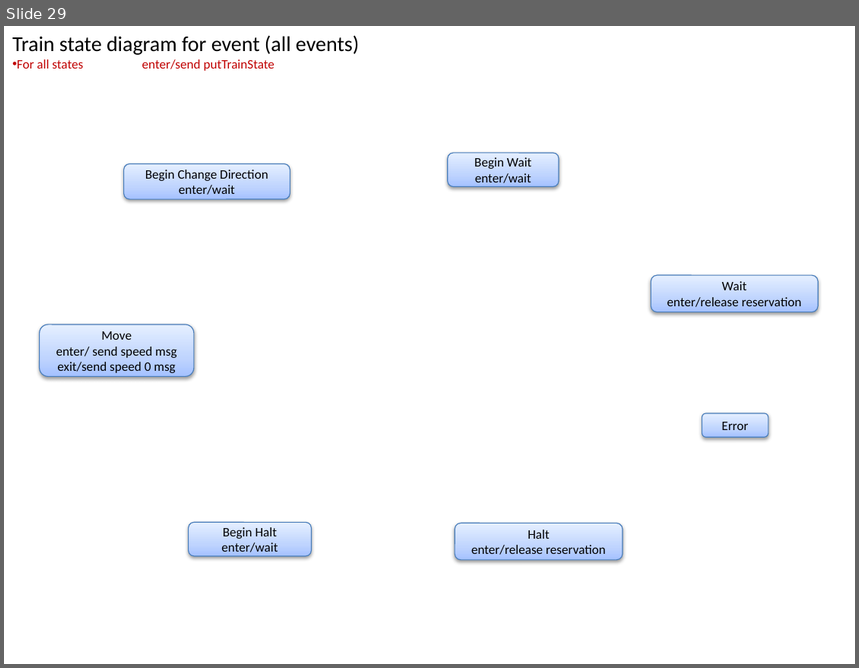
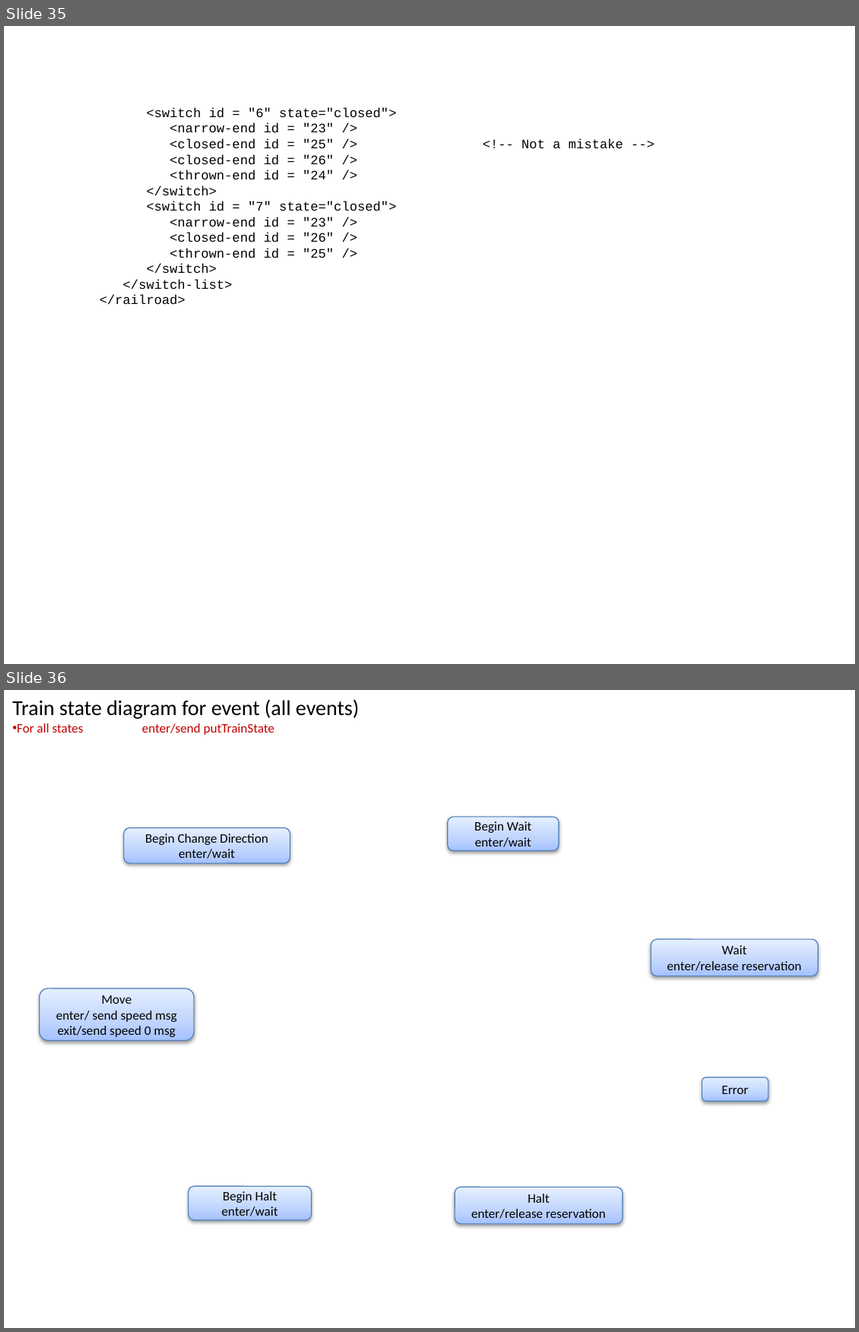
Before and after one commit to mlozborne/motin, a slide deck: Documentation/Design/ControllerDesign.pptx. Shown one above the other, each under a label of ours: slide 29 before the commit, slides 35 and 36 after it. The pictures are 859x668 and 859x1332 pixels, drawn with LibreOffice and Linux fonts; fonts in the diff are those of the drawing. Boxes give left, top, right and bottom in pixels: in the first picture for what was removed or moved away, otherwise in the second. Text is boxed around its words. In the diff, an @@ line names an element or a change of style, - is before the commit and + after.

```diff
--- a/Documentation/Design/ControllerDesign.pptx
+++ b/Documentation/Design/ControllerDesign.pptx
@@ slide 35 added at [4, 26, 855, 664], background #FFFFFF @@
@@ text added at [100, 107, 396, 305], 11 pt, text #000000 @@
+<switch id = "6" state="closed">
+<narrow-end id = "23" />
+<closed-end id = "25" /> <!-- Not a mistake -->
+<closed-end id = "26" />
+<thrown-end id = "24" />
+</switch>
+<switch id = "7" state="closed">
+<narrow-end id = "23" />
+<closed-end id = "26" />
+<thrown-end id = "25" />
+</switch>
+</switch-list>
+</railroad>
@@ what was slide 29 is now slide 36 @@
```
Also in this commit, not shown: 1 slide changed, 6 other slides added.
